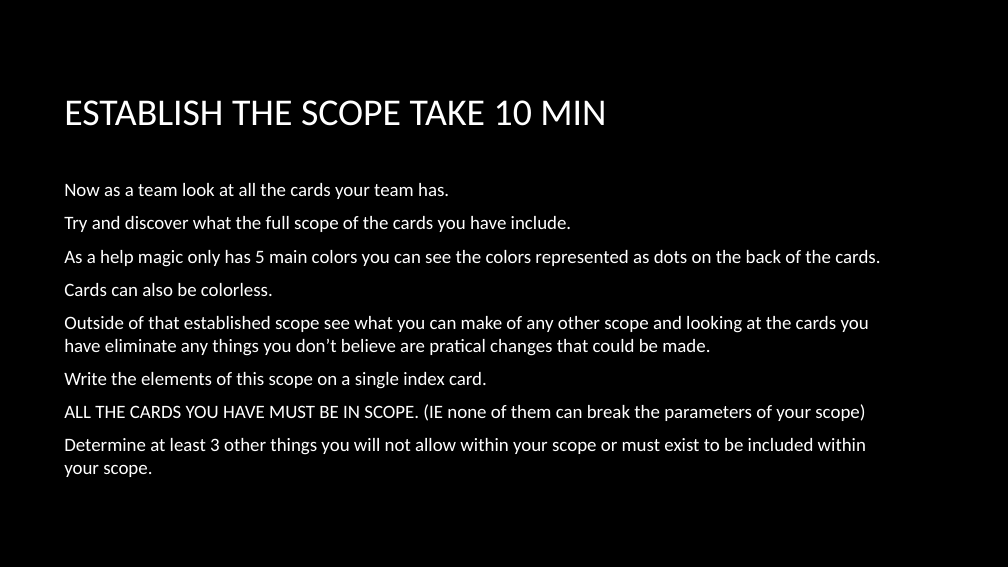
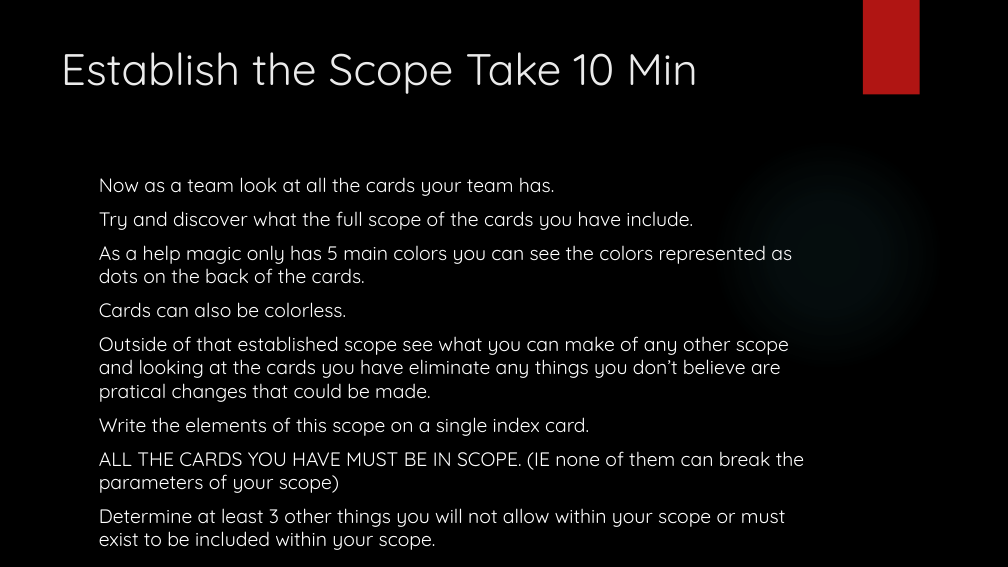
Before and after one commit to dundane/CSC360Demos, a slide deck: slide 61 of CSC360Demo/Design Patterns Slide Show.pptx (slide 59 before the commit). Drawn at 1008x567 pixels with LibreOffice and Linux fonts; fonts in the diff are those of the drawing; background and template pictures are left out. Boxes give left, top, right and bottom in pixels: in the first picture for what was removed or moved away, otherwise in the second. Text is boxed around its words. In the diff, an @@ line names an element or a change of style, - is before the commit and + after.

```diff
--- a/CSC360Demo/Design Patterns Slide Show.pptx
+++ b/CSC360Demo/Design Patterns Slide Show.pptx
@@ rectangle added at (863, 0, 920, 95), fill #B01513 @@
@@ title "Establish the Scope Take 10 ..." at (61, 52, 698, 94): vertical alignment middle to top @@
@@ title at (61, 52, 698, 94): text changed; size 36 to 42 pt; font Calibri to Quicksand; text colour #FFFFFF to #EBEBEB @@
-ESTABLISH THE SCOPE TAKE 10 MIN
+Establish the Scope Take 10 Min
@@ ellipse added at (712, 138, 944, 371), fill gradient #50B9C1 @@
@@ text "Now as a team look ...": place and size @@
-text "Now as a team look ..." at (64, 183, 880, 477)
+text "Now as a team look ..." at (99, 177, 804, 527)
@@ text "Now as a team look ..." at (99, 177, 804, 527): size 18 to 18.5 pt, font Calibri to Quicksand; vertical alignment middle to top @@
```
Also in this commit, not shown: 121 other slides changed, 6 slides added, 1 slide removed, 55 other files.
